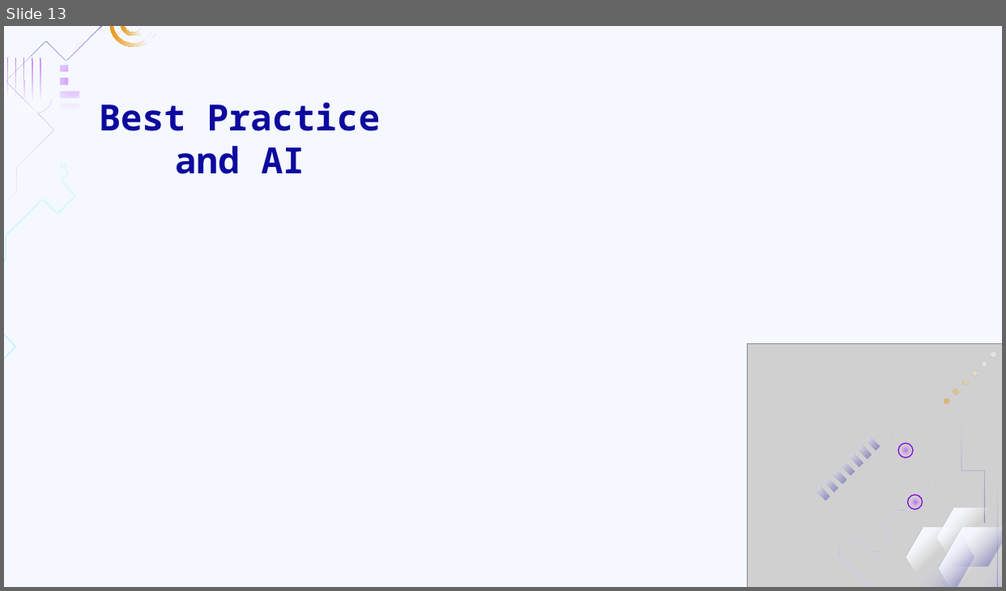
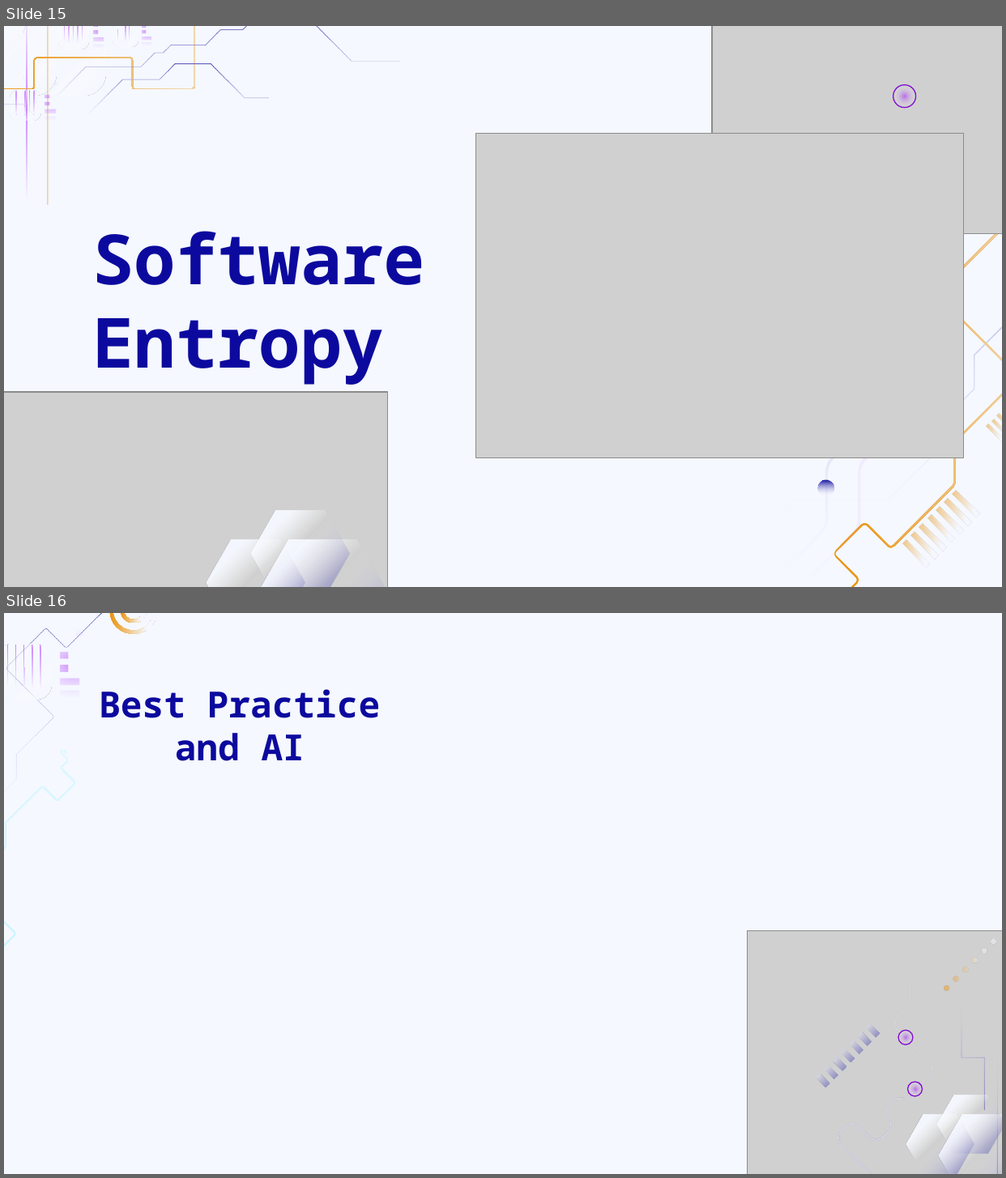
Before and after one commit to keithharrisonuk/Presentations, a slide deck: Software Development Best Practices Talk/Best Practice Talk.odp. Shown one above the other, each under a label of ours: slide 13 before the commit, slides 15 and 16 after it. The pictures are 1006x591 and 1006x1178 pixels, drawn with LibreOffice and Linux fonts; fonts in the diff are those of the drawing; grey boxes stand for pictures; background and template pictures are left out. Boxes give left, top, right and bottom in pixels: in the first picture for what was removed or moved away, otherwise in the second. Text is boxed around its words. In the diff, an @@ line names an element or a change of style, - is before the commit and + after.

```diff
--- a/Software Development Best Practices Talk/Best Practice Talk.odp
+++ b/Software Development Best Practices Talk/Best Practice Talk.odp
@@ slide 15 added at (4, 26, 1002, 587), background #F5F8FF @@
@@ group added at (4, 26, 401, 292): 28 freeform shapes @@
@@ picture added at (476, 134, 964, 458) @@
@@ title added at (92, 231, 425, 385), 50 pt, text #0C0A9E, bold @@
+Software Entropy
@@ group added at (711, 26, 1002, 587): 15 freeform shapes, 3 ellipses, 1 picture @@
@@ group added at (4, 392, 391, 587): 3 freeform shapes, 1 picture @@
@@ what was slide 13 is now slide 16 @@
```
Also in this commit, not shown: 9 slides changed, 5 other slides added, 2 slides removed.
